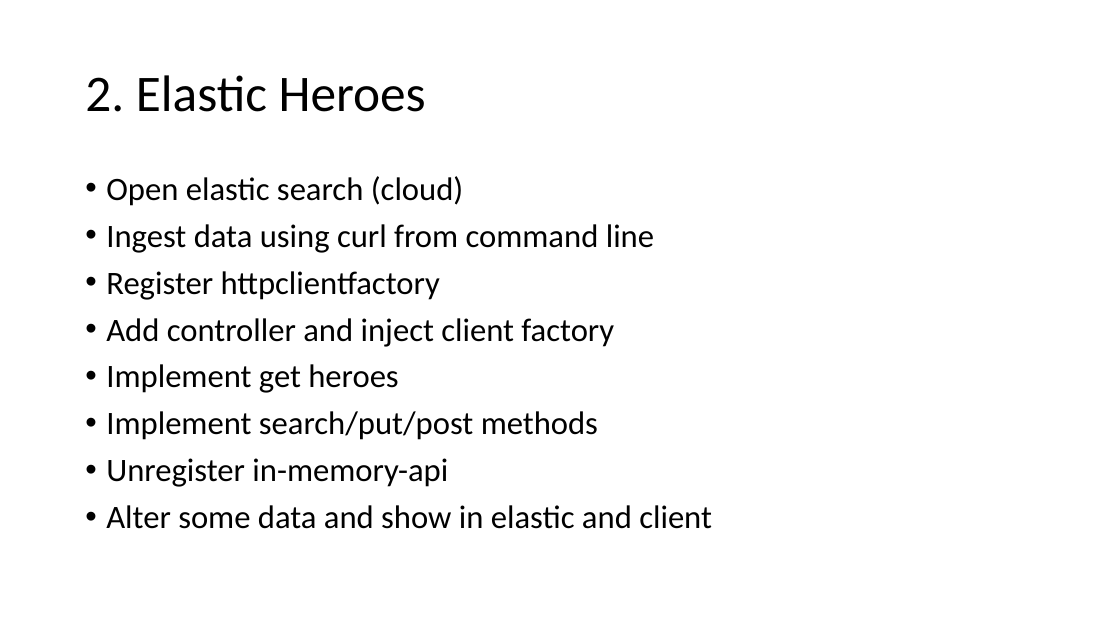
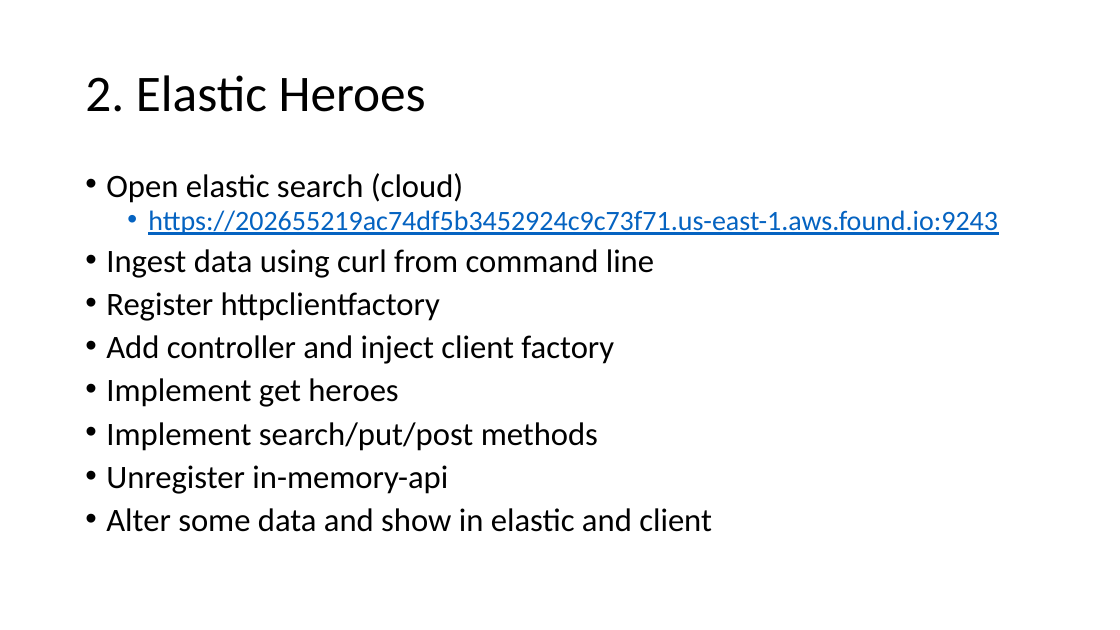
Before and after one commit to rclaice/herocore, a slide deck: slide 3 of parts/stepbystep.pptx (slide 4 before the commit). Drawn at 1120x630 pixels with LibreOffice and Linux fonts; fonts in the diff are those of the drawing. Boxes give left, top, right and bottom in pixels: in the first picture for what was removed or moved away, otherwise in the second. Text is boxed around its words. In the diff, an @@ line names an element or a change of style, - is before the commit and + after.

Commit message:
updating assets and git ignore post presentation

```diff
--- a/parts/stepbystep.pptx
+++ b/parts/stepbystep.pptx
@@ text at box(106, 173, 712, 532): line spacing 0.9 to 0.8 @@
@@ text at box(148, 210, 998, 235): paragraph added @@
+  • https://202655219ac74df5b3452924c9c73f71.us-east-1.aws.found.io:9243
```
Also in this commit, not shown: 3 other slides changed, 1 slide removed, 3 other files.
